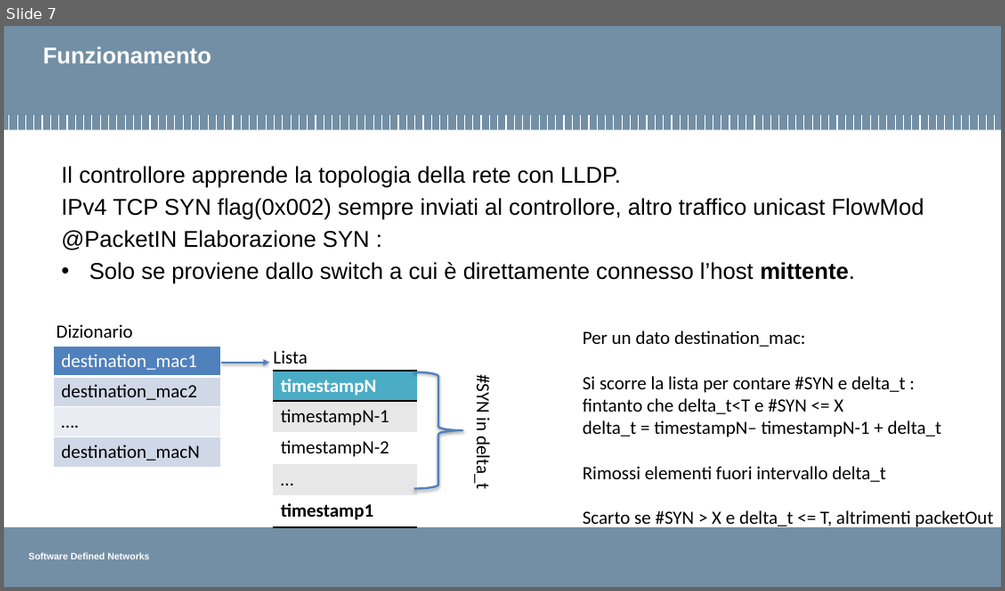
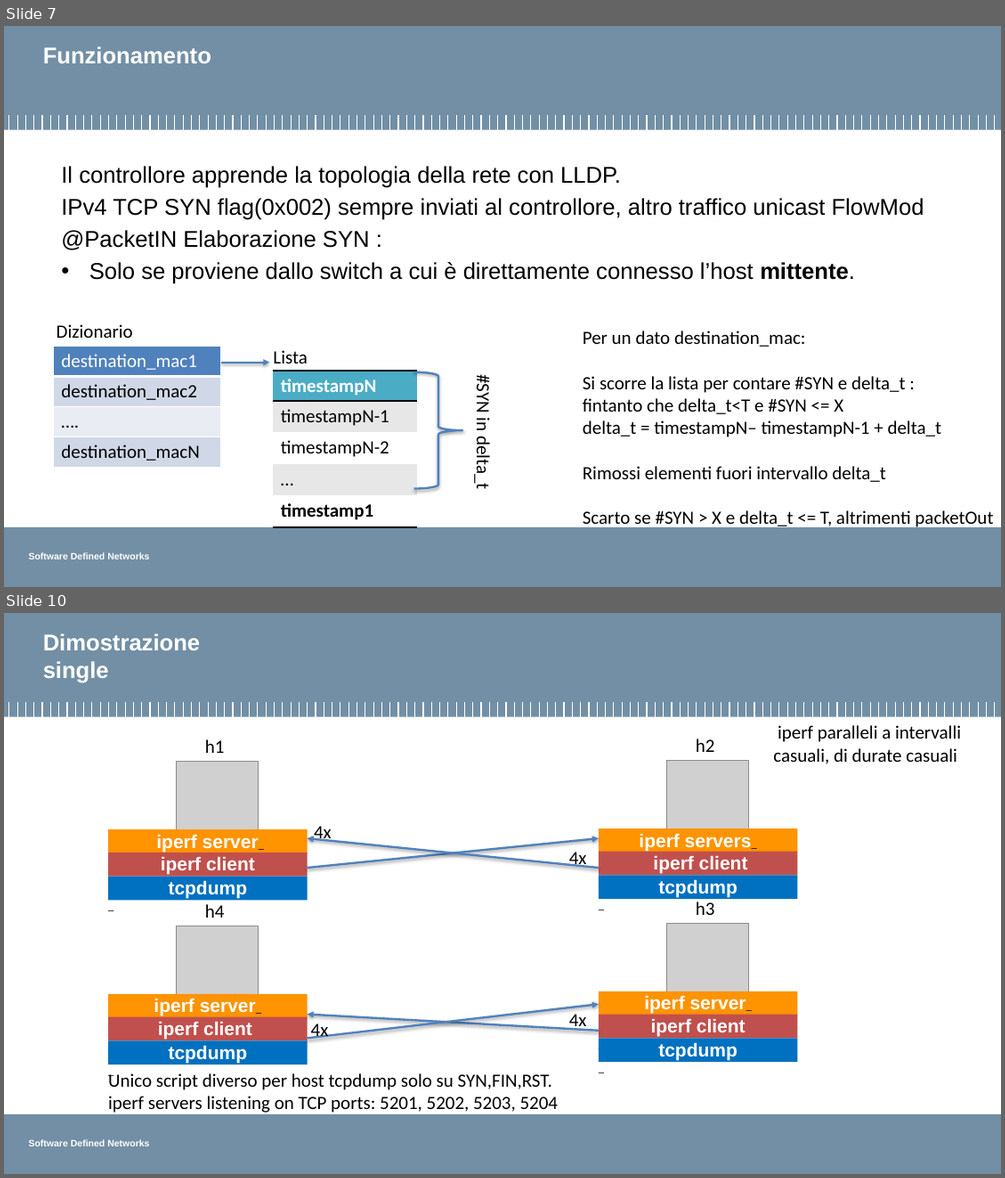
Before and after one commit to pierluigigrossi/progetto-SDN, a slide deck: intermedia8.pptx. Shown one above the other, each under a label of ours: slide 7 before the commit, slides 7 and 10 after it; the slides between them are not shown. The pictures are 1005x591 and 1005x1178 pixels, drawn with LibreOffice and Linux fonts; fonts in the diff are those of the drawing; grey boxes stand for pictures; background and template pictures are left out. Boxes give left, top, right and bottom in pixels: in the first picture for what was removed or moved away, otherwise in the second. Text is boxed around its words. In the diff, an @@ line names an element or a change of style, - is before the commit and + after.

Commit message:
pptx and iperf

```diff
--- a/intermedia8.pptx
+++ b/intermedia8.pptx
@@ slide 10 added at (x1=4, y1=613, x2=1001, y2=1174), background #FFFFFF; not listed: 123 template elements that a slide beside it also shows @@
@@ title added at (x1=43, y1=633, x2=200, y2=683), 22 pt, text #FFFFFF, bold @@
+Dimostrazione
+single
@@ text added at (x1=205, y1=739, x2=225, y2=753), 18 pt, text #000000 @@
+h1
@@ text added at (x1=696, y1=738, x2=715, y2=752), 18 pt, text #000000 @@
+h2
@@ text added at (x1=773, y1=725, x2=961, y2=764), 18 pt, text #000000 @@
+iperf paralleli a intervalli casuali, di durate casuali
@@ picture added at (x1=176, y1=761, x2=259, y2=831) @@
@@ picture added at (x1=666, y1=761, x2=749, y2=830) @@
@@ text added at (x1=314, y1=826, x2=332, y2=842), 18 pt, text #000000 @@
+4x
@@ freeform shape added at (x1=108, y1=829, x2=307, y2=853), fill #FF9300, 18 pt, text #FFFFFF, bold @@
+iperf server_
@@ freeform shape added at (x1=108, y1=852, x2=307, y2=876), fill #C0504D, 18 pt, text #FFFFFF, bold @@
+iperf client
+_
@@ arrow added from (307, 868) to (599, 838), #4F81BD 2 pt @@
@@ arrow added from (599, 868) to (307, 838), #4F81BD 2 pt @@
@@ text added at (x1=569, y1=852, x2=587, y2=868), 18 pt, text #000000 @@
+4x
@@ freeform shape added at (x1=599, y1=828, x2=797, y2=852), fill #FF9300, 18 pt, text #FFFFFF, bold @@
+iperf servers_
@@ freeform shape added at (x1=599, y1=852, x2=797, y2=876), fill #C0504D, 18 pt, text #FFFFFF, bold @@
+iperf client
+_
@@ freeform shape added at (x1=108, y1=876, x2=307, y2=900), fill #0070C0, 18 pt, text #FFFFFF, bold @@
+tcpdump
+_
@@ freeform shape added at (x1=599, y1=876, x2=797, y2=900), fill #0070C0, 18 pt, text #FFFFFF, bold @@
+tcpdump
+_
@@ text added at (x1=205, y1=904, x2=225, y2=917), 18 pt, text #000000 @@
+h4
@@ text added at (x1=696, y1=901, x2=715, y2=915), 18 pt, text #000000 @@
+h3
@@ picture added at (x1=176, y1=925, x2=259, y2=995) @@
@@ picture added at (x1=666, y1=923, x2=749, y2=992) @@
@@ freeform shape added at (x1=108, y1=994, x2=307, y2=1018), fill #FF9300, 18 pt, text #FFFFFF, bold @@
+iperf server_
@@ arrow added from (307, 1038) to (599, 1004), #4F81BD 2 pt @@
@@ freeform shape added at (x1=599, y1=991, x2=797, y2=1015), fill #FF9300, 18 pt, text #FFFFFF, bold @@
+iperf server_
@@ freeform shape added at (x1=108, y1=1017, x2=307, y2=1041), fill #C0504D, 18 pt, text #FFFFFF, bold @@
+iperf client
+_
@@ arrow added from (599, 1030) to (307, 1013), #4F81BD 2 pt @@
@@ text added at (x1=311, y1=1023, x2=329, y2=1038), 18 pt, text #000000 @@
+4x
@@ text added at (x1=569, y1=1013, x2=587, y2=1031), 18 pt, text #000000 @@
+4x
@@ freeform shape added at (x1=599, y1=1013, x2=797, y2=1038), fill #C0504D, 18 pt, text #FFFFFF, bold @@
+iperf client
+_
@@ freeform shape added at (x1=599, y1=1038, x2=797, y2=1062), fill #0070C0, 18 pt, text #FFFFFF, bold @@
+tcpdump
+_
@@ freeform shape added at (x1=108, y1=1041, x2=307, y2=1064), fill #0070C0, 18 pt, text #FFFFFF, bold @@
+tcpdump
+_
@@ text added at (x1=108, y1=1073, x2=558, y2=1112), 18 pt, text #000000 @@
+Unico script diverso per host tcpdump solo su SYN,FIN,RST.
+iperf servers listening on TCP ports: 5201, 5202, 5203, 5204
```
Also in this commit, not shown: 1 slide changed, 6 other files.
